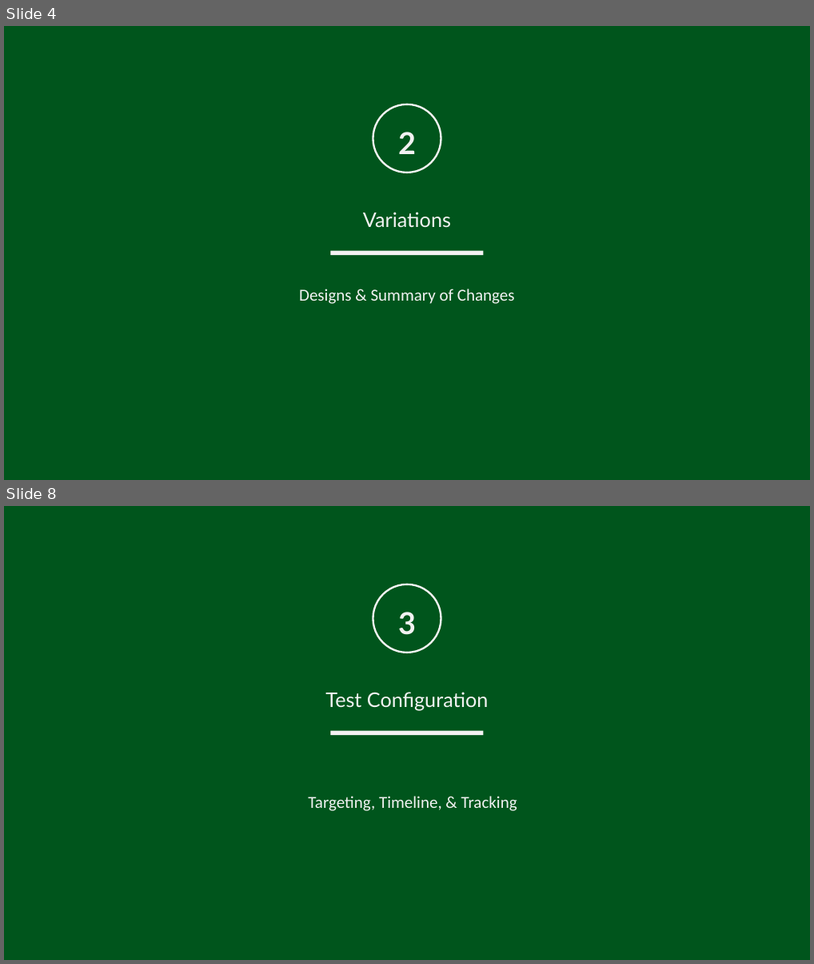
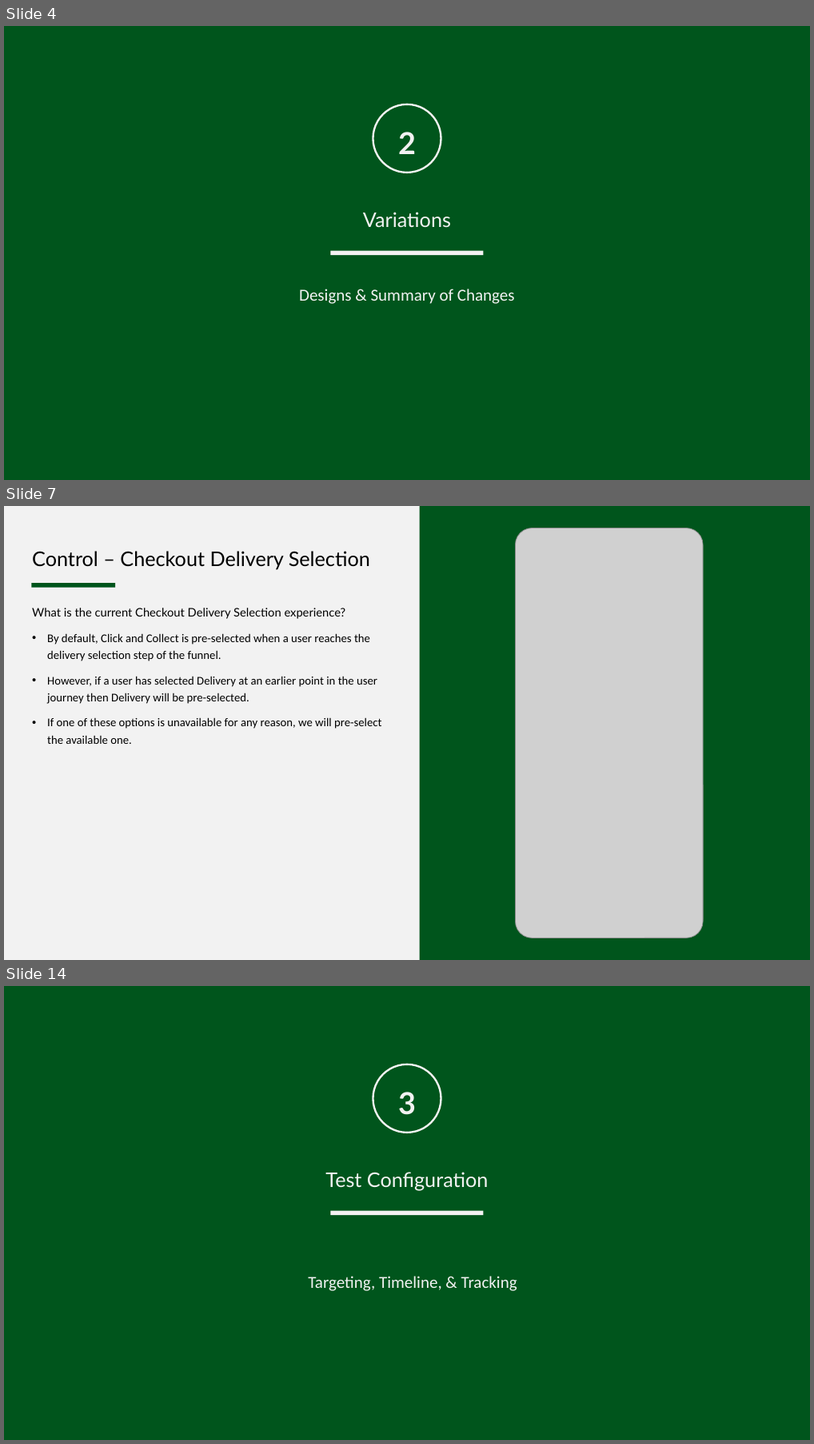
Before and after one commit to BenC0/PAH159, a slide deck: PAH159 - Polestar PDP Add to Bag Module - Mobile - Test Plan.pptx. Shown one above the other, each under a label of ours: slides 4 and 8 before the commit, slides 4, 7 and 14 after it; the slides between them are not shown. The pictures are 814x964 and 814x1444 pixels, drawn with LibreOffice and Linux fonts; fonts in the diff are those of the drawing; grey boxes stand for pictures; background and template pictures are left out. Boxes give left, top, right and bottom in pixels: in the first picture for what was removed or moved away, otherwise in the second. Text is boxed around its words. In the diff, an @@ line names an element or a change of style, - is before the commit and + after.

```diff
--- a/PAH159 - Polestar PDP Add to Bag Module - Mobile - Test Plan.pptx
+++ b/PAH159 - Polestar PDP Add to Bag Module - Mobile - Test Plan.pptx
@@ slide 7 added at (4,506,810,960), background #F2F2F2 @@
@@ rectangle added at (420,506,810,960), fill #00551C @@
@@ rounded rectangle added at (516,528,703,936), fill #F2F2F2 @@
@@ picture added at (516,528,703,937) @@
@@ title added at (32,551,370,569), 24 pt, text #000000 @@
+Control – Checkout Delivery Selection
@@ rectangle added at (31,583,115,587), fill #00551C @@
@@ text added at (32,608,382,744), 14 pt, text #000000 @@
+What is the current Checkout Delivery Selection experience?
+• By default, Click and Collect is pre-selected when a user reaches the delivery selection step of the funnel.
+• However, if a user has selected Delivery at an earlier point in the user journey then Delivery will be pre-selected.
+• If one of these options is unavailable for any reason, we will pre-select the available one.
@@ what was slide 8 is now slide 14 @@
```
Also in this commit, not shown: 5 slides changed, 5 other slides added, 24 other files.
